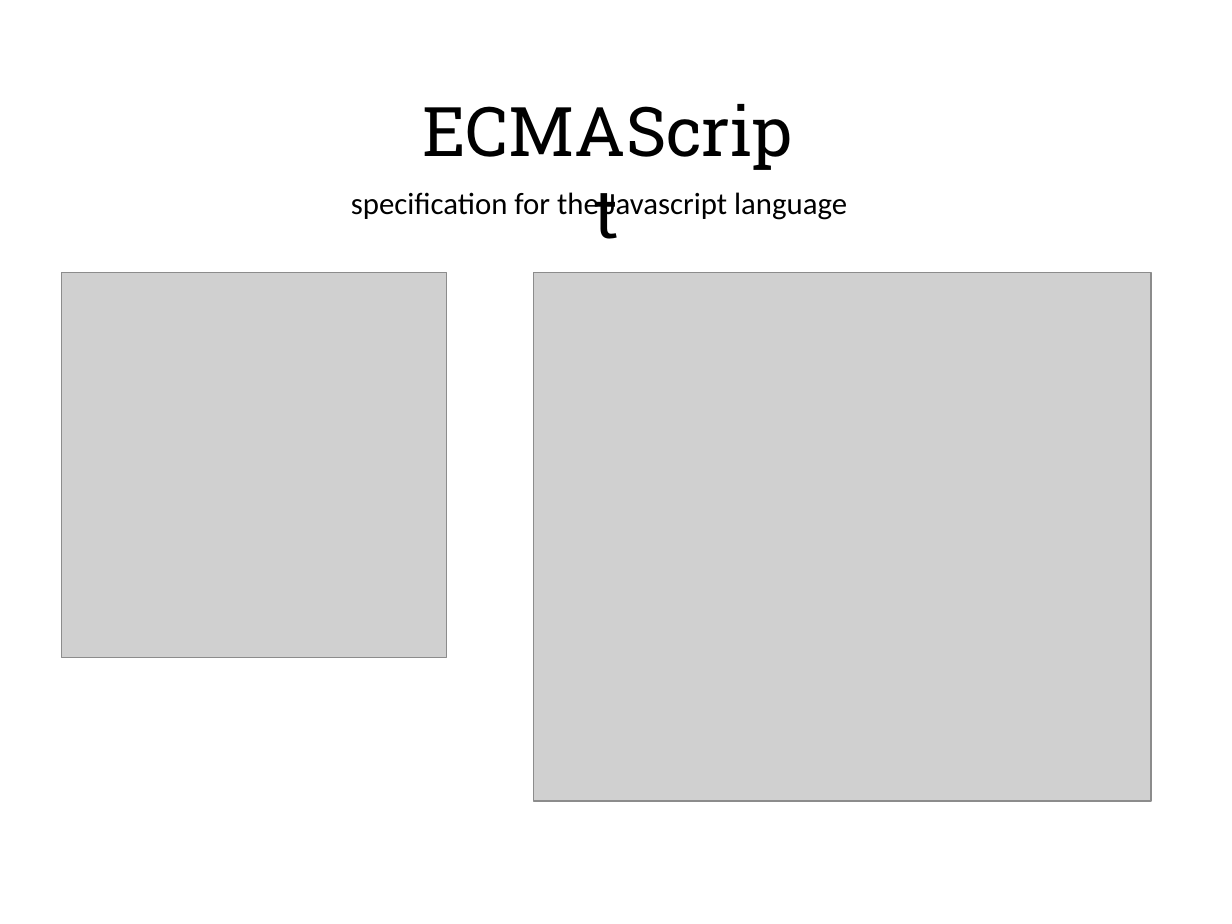
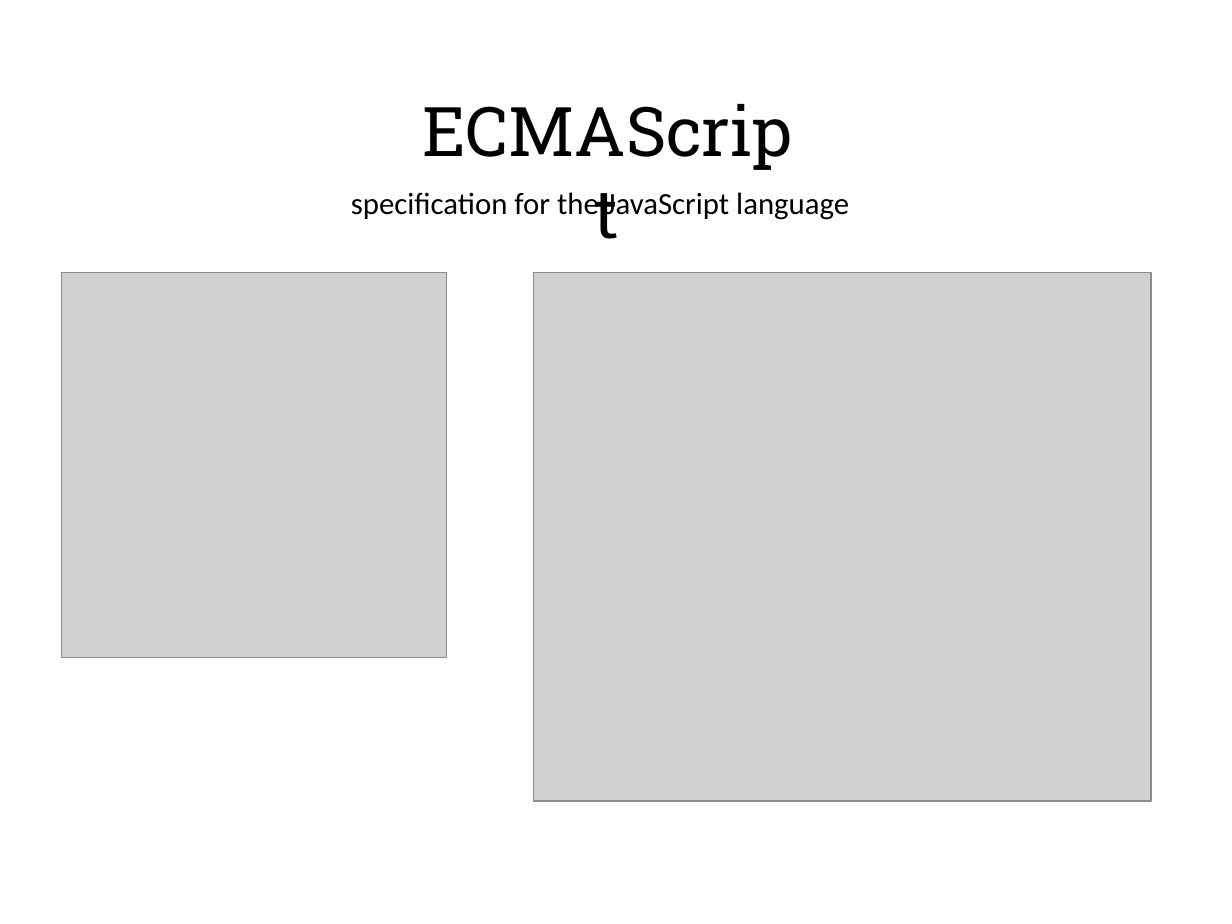
Before and after one commit to alexeymatveevp/angularjs-course, a slide deck: slide 7 of docs/00_jsbasics.pptx (slide 12 before the commit). Drawn at 1232x924 pixels with LibreOffice and Linux fonts; fonts in the diff are those of the drawing; grey boxes stand for pictures. Boxes give left, top, right and bottom in pixels: in the first picture for what was removed or moved away, otherwise in the second. Text is boxed around its words. In the diff, an @@ line names an element or a change of style, - is before the commit and + after.

Commit message:
00 basic javascript

```diff
--- a/docs/00_jsbasics.pptx
+++ b/docs/00_jsbasics.pptx
@@ text at <box>351,192,849,222</box>: text changed @@
-specification for the Javascript language
+specification for the JavaScript language
```
Also in this commit, not shown: 2 other slides changed, 24 slides added, 13 slides removed, 15 other files.
